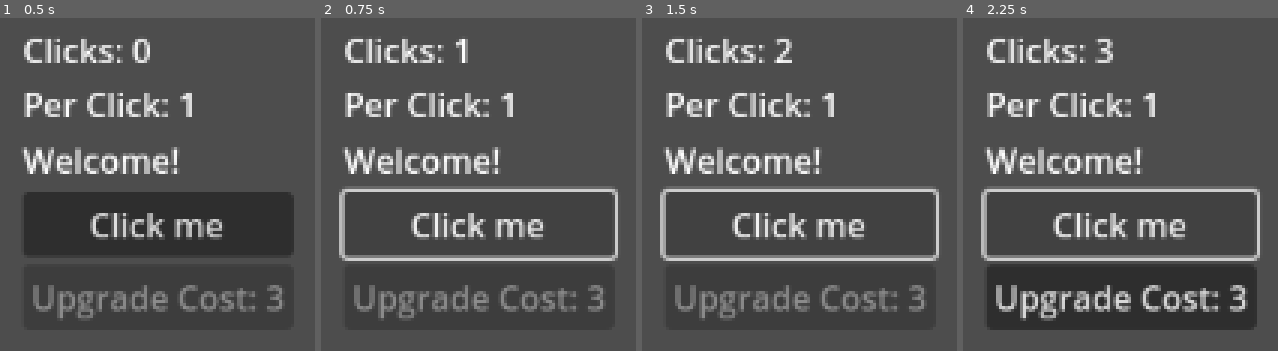
Above: before the commit, frames 1-4 (left to right).
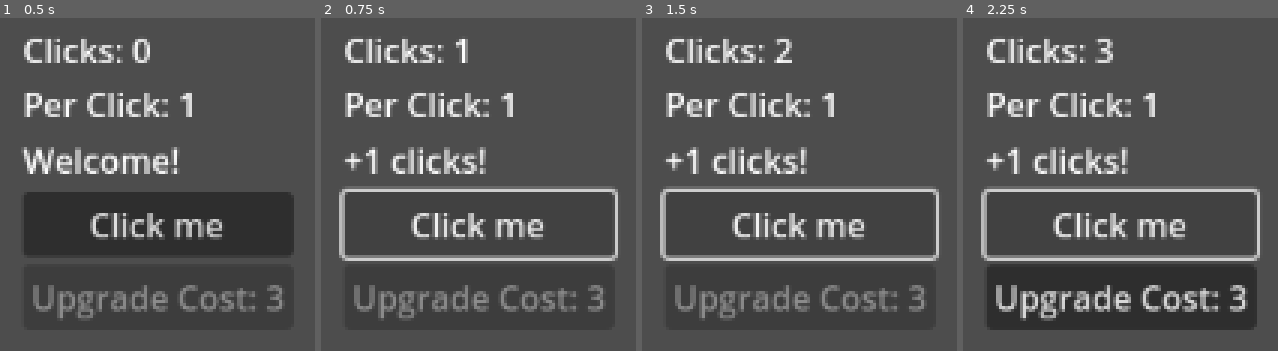
Above: after the commit, the same moments.

Repository: fehudma/godot_projects
Game: Godot game, scene res://Scenes/main.tscn
Same seed, same stepped clock (60 frames per second), same inputs: the game is played once before the commit and once after it.
Inputs:
- Up to frame 1 (0.5 s): no input
- Up to frame 2 (0.75 s): click "Click me" at 0.5 s
- Up to frame 3 (1.5 s): click "Click me" at 1.25 s
- Up to frame 4 (2.25 s): click "Click me" at 2 s

Frame 1 is identical in both runs. In frame 2, 2.6% of the frame differs, in the area x 6-58%, y 38-47%; in frame 3, 2.6%; in frame 4, 2.6%.

Commit message:
UI feedback, improved

Diff:
--- a/Scripts/main.gd
+++ b/Scripts/main.gd
@@ -35,6 +35,7 @@
 	print("Click Button Clicked")
 	print("Upgrade modif: ",upgrade_modifier)
 	clicks += clicks_per_click
+	message_label.text = "+" + str(clicks_per_click) + " clicks!"
 	update_ui()
 
 # on-upgrade functionality
